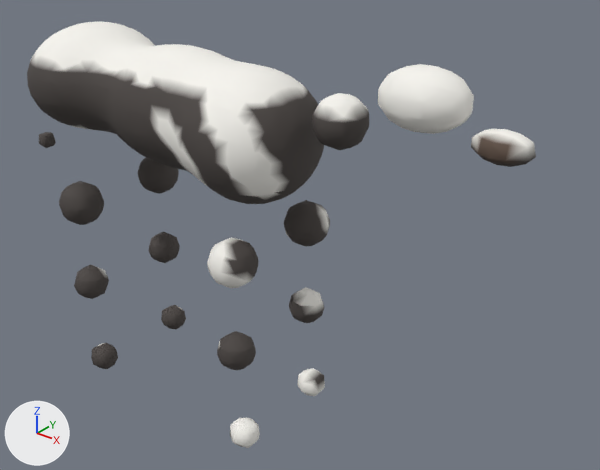
Two versions of the glTF model assets/animals/src/cattle.glb, one commit apart.
The view is the same before and after, from a 50 mm lens placed at (1.695, -1.591, 1.659), pointed at (0.343, 0.098, 0.612). Lighting does not change. The marker at lower left points along +X, +Y and +Z. The older version comes first.

Objects in the first picture: 'cattle'.
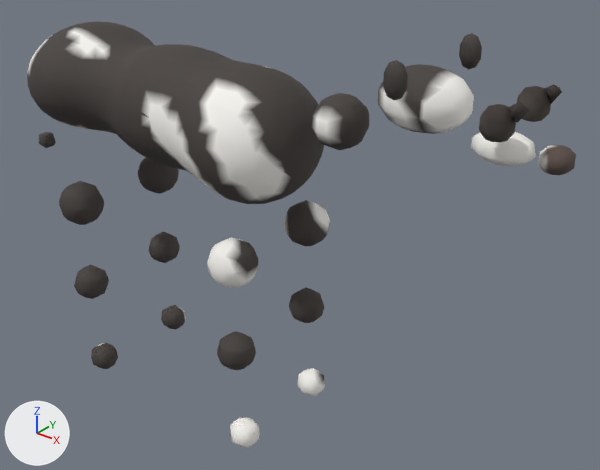
Pixel boxes [x1, y1, x2, y2] of what changed, in the pictures (600 x 470 px; the box of a moved part takes in the faces that stretch with it):
'cattle', reshaped (8% wider): before [27, 22, 536, 448]; after [27, 22, 576, 448]
part 1 of me_mesh, added: after [517, 86, 551, 122]
part 2 of me_mesh, added: after [479, 104, 516, 142]
part 3 of me_mesh, added: after [538, 145, 576, 175]
part 4 of me_mesh, added: after [459, 33, 482, 69]
part 5 of me_mesh, added: after [383, 60, 408, 101]
part 6 of me_mesh, moved or reshaped: before [378, 79, 385, 108]; after [378, 82, 384, 108]
part 7 of me_mesh, added: after [510, 84, 562, 123]
part 8 of me_mesh, recoloured: [27, 22, 536, 393] in both

What changed in the scene script:
```text
Change me_mesh:
    used by ob_cattle; location = (0.0, 0.0, 0.0)
    remove me_mesh.from_pydata(...)  # 2678 vertices, 5288 faces; spans x -0.72..1.05, y -0.23..0.23, z 0.02..1.19
    add me_mesh.from_pydata(...)  # 2868 vertices, 5640 faces; spans x -0.72..1.14, y -0.23..0.23, z 0.02..1.24
    me_mesh part 1: a new loose piece, a UV sphere (8 segments, 5 rings, poles along z) spanning x 0.962..1.038, y 0.047..0.123, z 1.09..1.17, in mat_cattlemat
    me_mesh part 2: a new loose piece, a UV sphere (8 segments, 5 rings, poles along z) spanning x 0.962..1.038, y -0.123..-0.047, z 1.09..1.17, in mat_cattlemat
    me_mesh part 3: a new loose piece, a UV sphere (8 segments, 5 rings, poles along z) spanning x 1.062..1.138, y -0.043..0.043, z 1.02..1.08, in mat_cattlemat
    me_mesh part 4: a new loose piece, a UV sphere (8 segments, 5 rings, poles along z) spanning x 0.771..0.829, y 0.141..0.179, z 1.158..1.243, in mat_cattlemat
    me_mesh part 5: a new loose piece, a UV sphere (8 segments, 5 rings, poles along z) spanning x 0.771..0.829, y -0.179..-0.141, z 1.158..1.243, in mat_cattlemat
    me_mesh part 6
    10 faces are deleted
    10 new faces join them
    me_mesh part 7
    20 vertices are added at x 1.02..1.06, y -0.11..0.11, z 1.14..1.18
    32 new faces join them
    me_mesh part 8: 5097 kept faces spanning x -0.72..1.05, y -0.23..0.23, z 0.02..1.19 get new vertex colours
```
